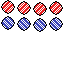
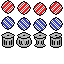
Comparing the layer stacks of the two 64 x 64 images. Changes:
added layer "2,2" above "2,1" over 33, 32, 47, 48
added layer "2,1" above "2,3" over 16, 32, 32, 48
added layer "2,3" above "2,0" over 49, 32, 62, 48
added layer "2,0" above "1,3" over 1, 32, 15, 48
